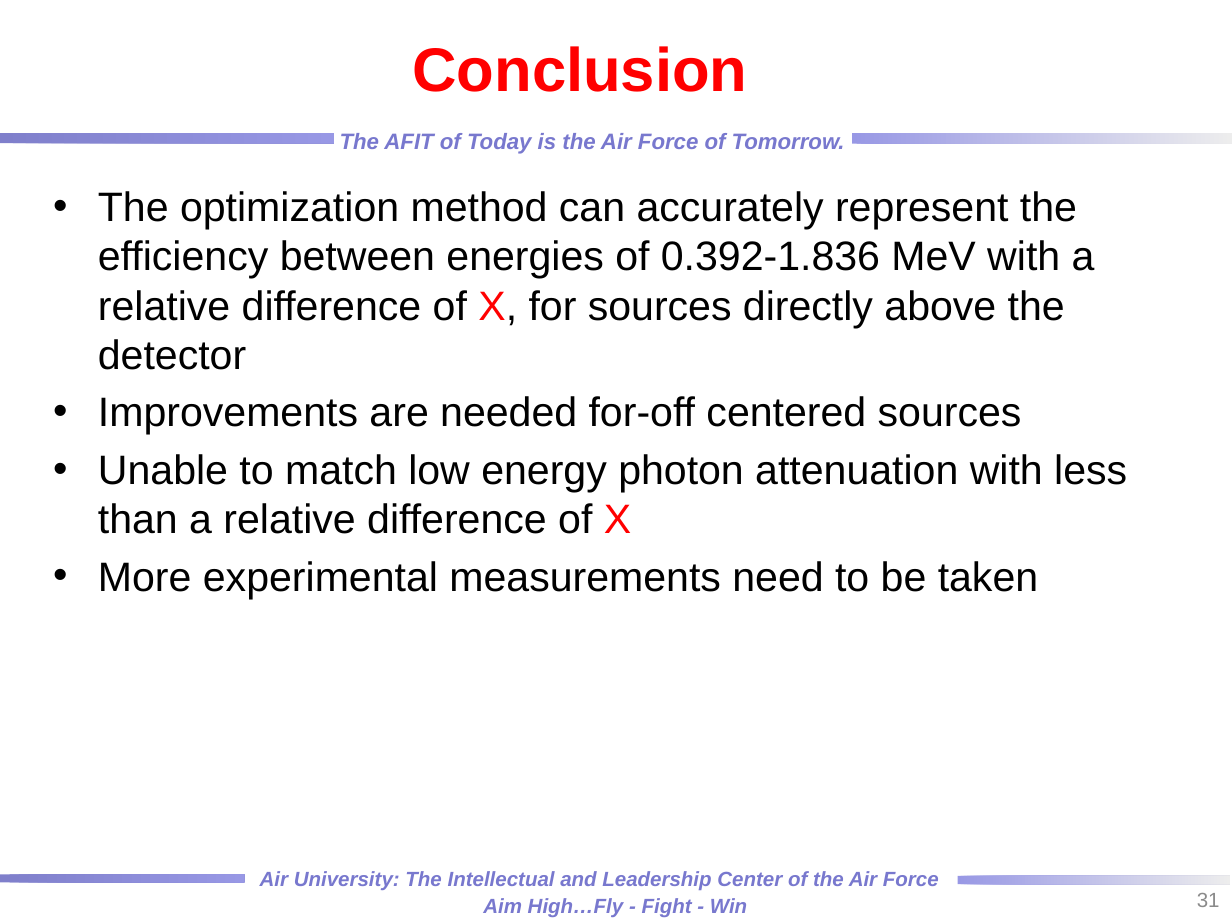
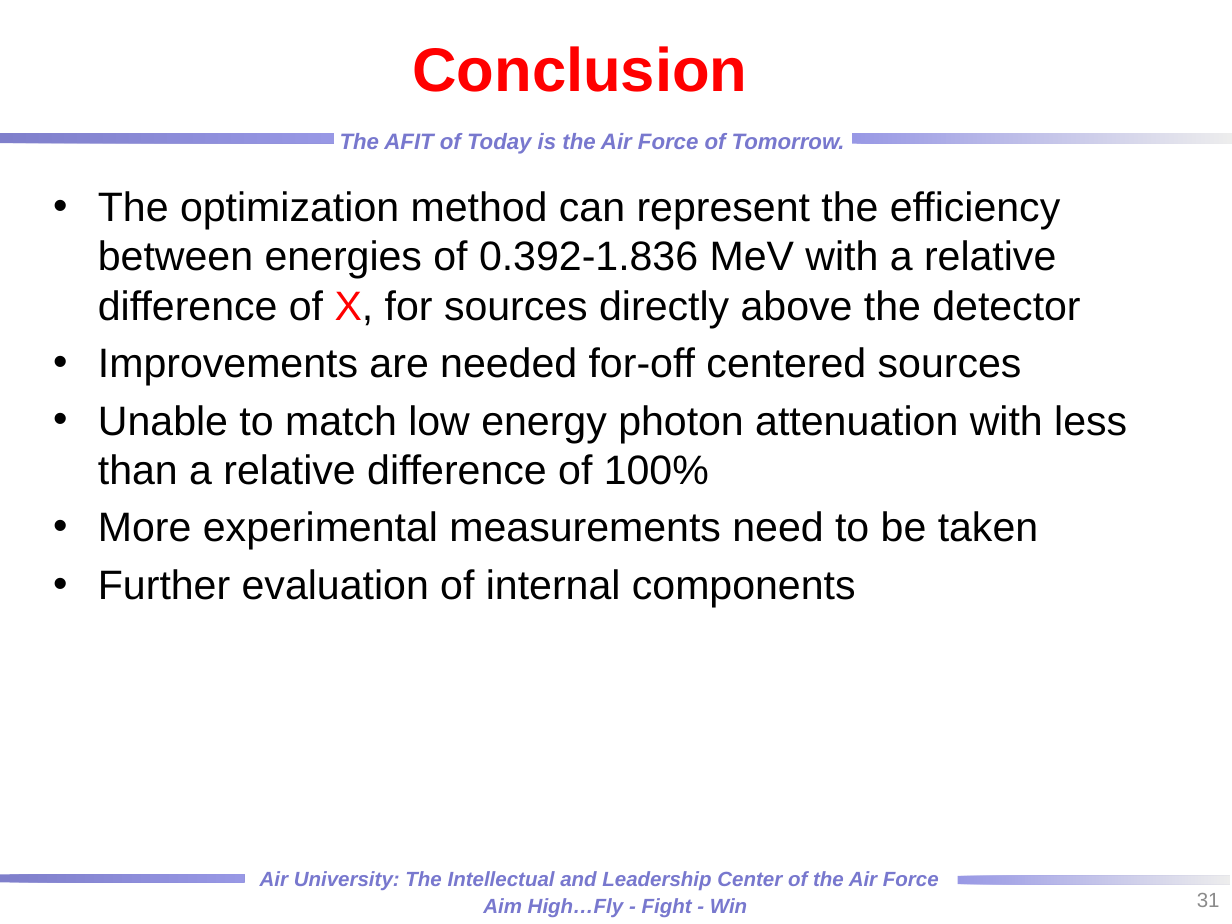
Before and after one commit to rtorzilli/GeDetector-Project, a slide deck: slide 31 of Report/HPGe_Automation Optimization_MCNP_Model.pptx. Drawn at 1232x924 pixels with LibreOffice and Linux fonts; fonts in the diff are those of the drawing; background and template pictures are left out. Boxes give left, top, right and bottom in pixels: in the first picture for what was removed or moved away, otherwise in the second. Text is boxed around its words. In the diff, an @@ line names an element or a change of style, - is before the commit and + after.

Commit message:
Updated PP

```diff
--- a/Report/HPGe_Automation Optimization_MCNP_Model.pptx
+++ b/Report/HPGe_Automation Optimization_MCNP_Model.pptx
@@ text at [98,191,1080,328]: text changed @@
-• The optimization method can accurately represent the efficiency between energies of 0.392-1.836 MeV with a relative difference of X, for sources directly above the detector
+• The optimization method can represent the efficiency between energies of 0.392-1.836 MeV with a relative difference of X, for sources directly above the detector
@@ text at [98,405,1127,485]: text changed @@
-• Unable to match low energy photon attenuation with less than a relative difference of X
+• Unable to match low energy photon attenuation with less than a relative difference of 100%
@@ text at [98,569,856,607]: paragraph added @@
+• Further evaluation of internal components
```
Also in this commit, not shown: 15 other slides changed, 1 slide added, 1 slide removed.
